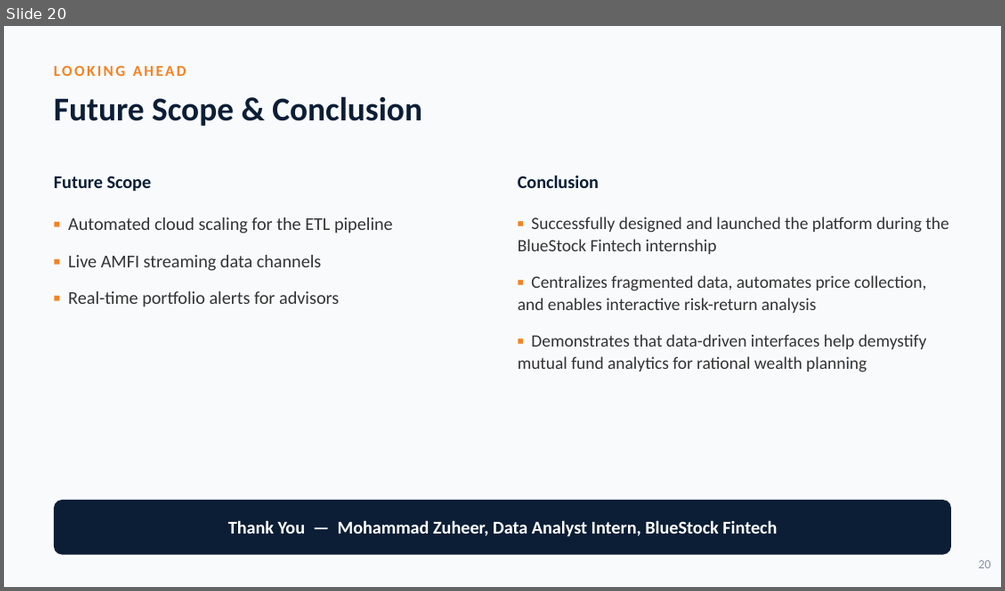
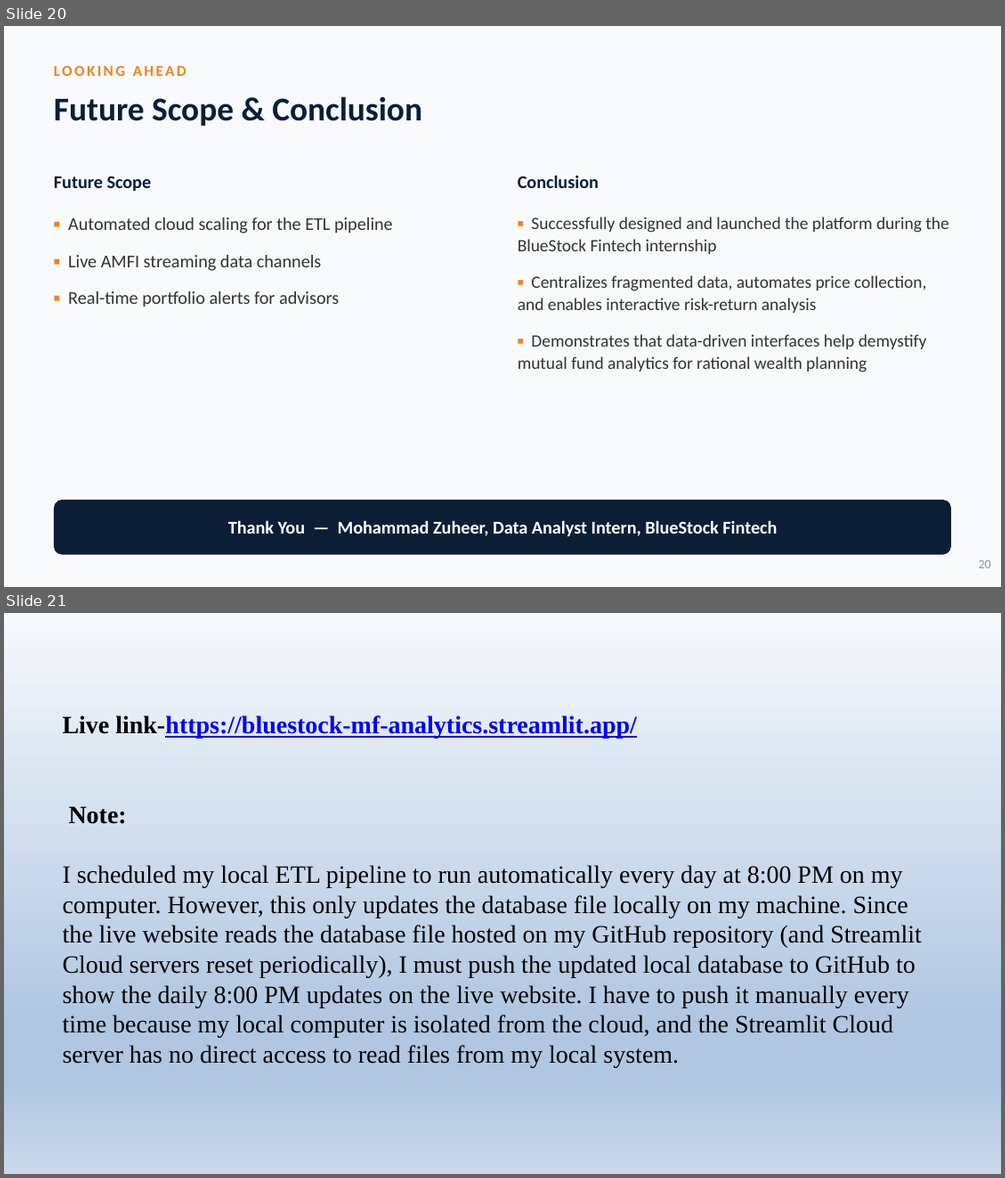
Before and after one commit to mohamadzuheer6-gif/MutualFundAnalytics, a slide deck: reports/presentation.pptx. Shown one above the other, each under a label of ours: slide 20 before the commit, slides 20 and 21 after it. The pictures are 1005x591 and 1005x1178 pixels, drawn with LibreOffice and Linux fonts; fonts in the diff are those of the drawing. Boxes give left, top, right and bottom in pixels: in the first picture for what was removed or moved away, otherwise in the second. Text is boxed around its words. In the diff, an @@ line names an element or a change of style, - is before the commit and + after.

Commit message:
Update final report PDF (Final_Report.pdf) and presentation slide deck with live links, and align README

```diff
--- a/reports/presentation.pptx
+++ b/reports/presentation.pptx
@@ slide 21 added at [4, 613, 1001, 1174], background gradient #F6F9FC to #B0C6E1 to #CAD9EB @@
@@ text added at [63, 715, 921, 1067], 18 pt, text #000000 @@
+Live link-https://bluestock-mf-analytics.streamlit.app/
+Note:
+I scheduled my local ETL pipeline to run automatically every day at 8:00 PM on my computer. However, this only updates the database file locally on my machine. Since the live website reads the database file hosted on my GitHub repository (and Streamlit Cloud servers reset periodically), I must push the updated local database to GitHub to show the daily 8:00 PM updates on the live website. I have to push it manually every time because my local computer is isolated from the cloud, and the Streamlit Cloud server has no direct access to read files from my local system.
```
Also in this commit, not shown: 3 other files.
